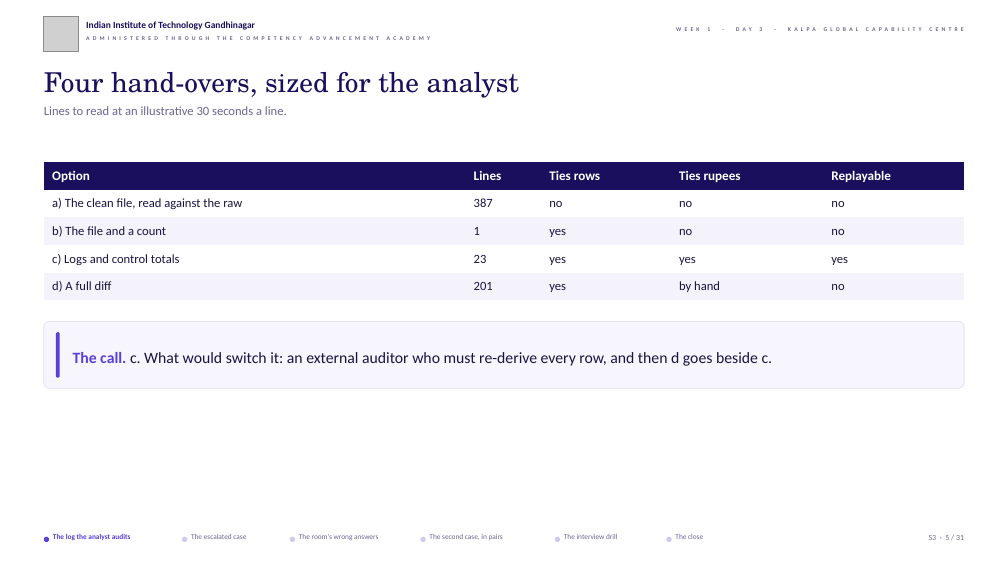
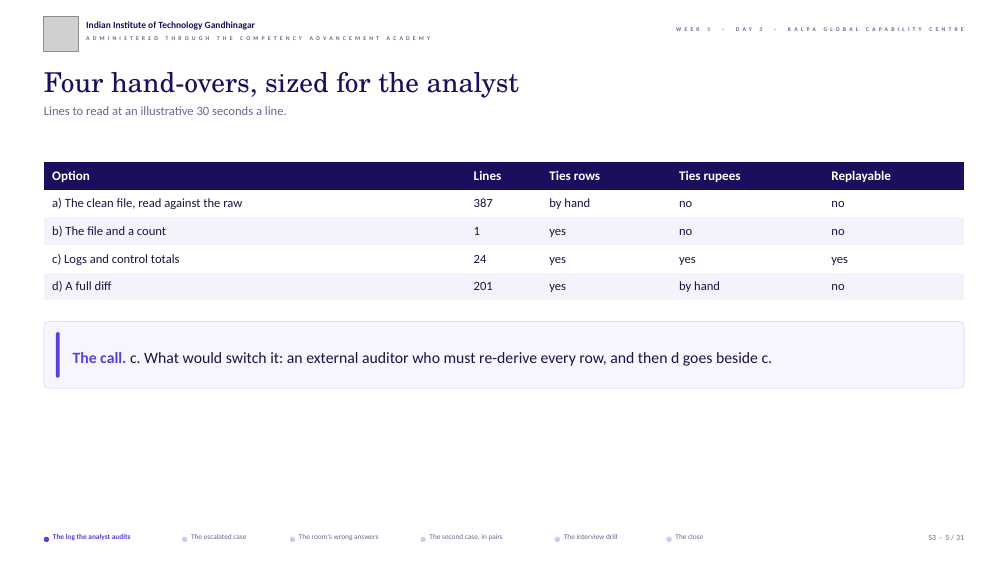
Before and after one commit to fde-academy-lab/c2-content-factory, a slide deck: slide 5 of content/W01/D3/slides/C2_W01_D03_half2_STUDENT.pptx. Drawn at 1008x567 pixels with LibreOffice and Linux fonts; fonts in the diff are those of the drawing; grey boxes stand for pictures; background and template pictures are left out. Boxes give left, top, right and bottom in pixels: in the first picture for what was removed or moved away, otherwise in the second. Text is boxed around its words. In the diff, an @@ line names an element or a change of style, - is before the commit and + after.

```diff
--- a/content/W01/D3/slides/C2_W01_D03_half2_STUDENT.pptx
+++ b/content/W01/D3/slides/C2_W01_D03_half2_STUDENT.pptx
@@ table at (x1=44, y1=162, x2=966, y2=300) @@
-row 2, column 3: no
+row 2, column 3: by hand
-row 4, column 2: 23
+row 4, column 2: 24
```
Also in this commit, not shown: 1 other slide changed, 18 other files.
